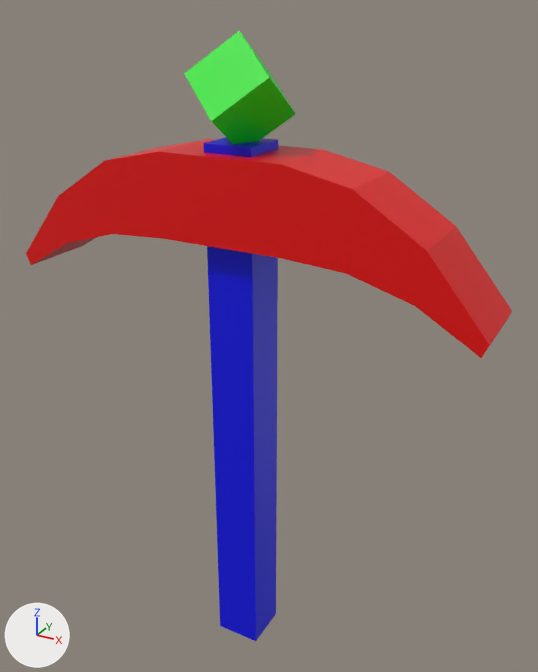
The Blender file data/pick.blend: old version first, new version second.
Camera for both pictures: a camera (50 mm lens) standing at (1.99, -3.32, 3.8) and looking at (0.08, 0.15, 2.07). The lights are fixed; the arrows at lower left show +X, +Y and +Z.

The first picture shows 'AxeHead_Node', 'Cube', 'Handle_Node'.
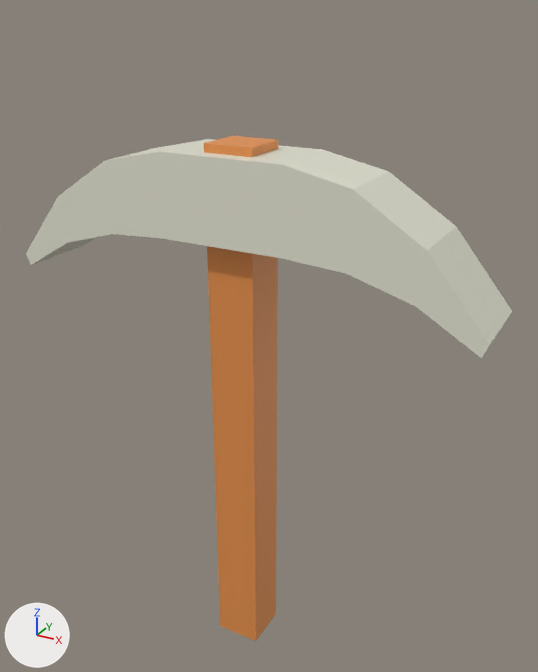
The newer file is also turned or shifted as a whole; pictures and numbers use the older file's frame.

Location of each change, [x1, y1, x2, y2] in pixels of the pictures (538 x 672 px):
'AxeHead_Node', recoloured (red to white): [26, 139, 512, 358] in both
'Handle_Node', recoloured (blue to orange): [203, 136, 278, 641] in both
'Cube', deleted: before [184, 30, 296, 144]

The edits, one by one:
Material 'Material.001' (mat_material_001) changes colour from blue #0004e7 to orange #e7924b; in linear values from (0.0, 0.00136, 0.8) to (0.8, 0.286, 0.0711).
Material 'Material' (mat_material) changes colour from red #e70200 to white #e7e7d5; in linear values from (0.8, 0.000713, 0.0) to (0.8, 0.798, 0.666).
Object 'Cube' (ob_cube) is deleted.
